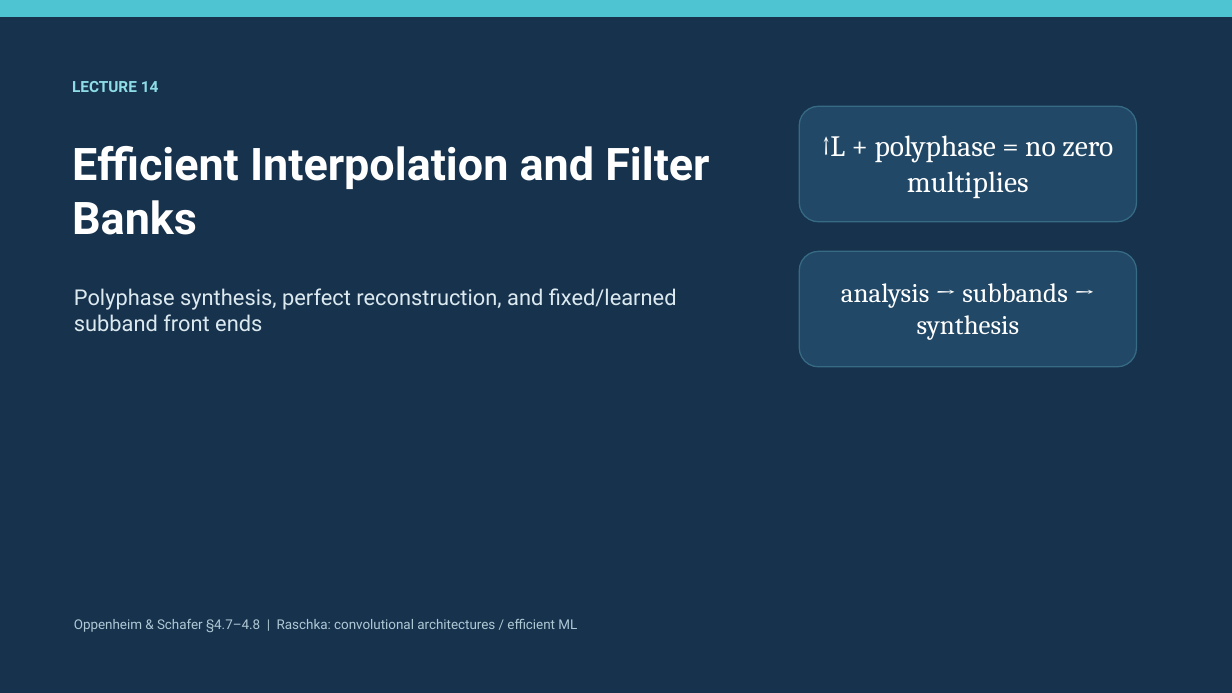
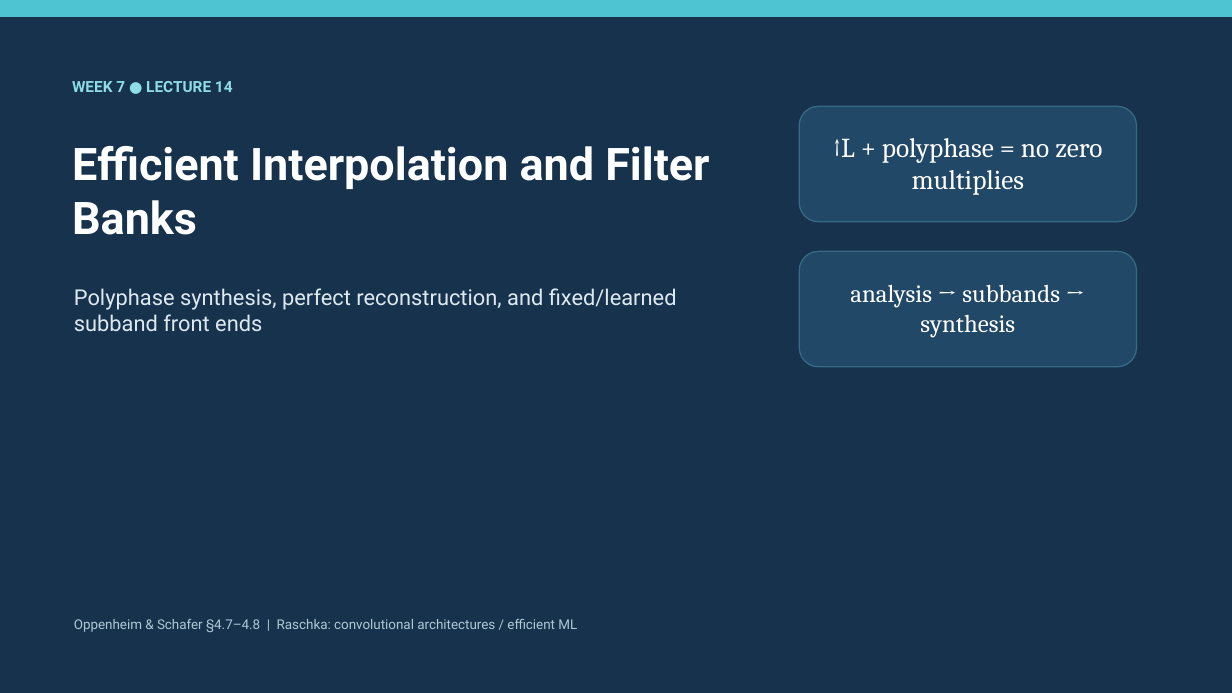
Before and after one commit to mathys2000/ecen45632_f26, a slide deck: slide 1 of python/CourseDesign/Week07e/Week7_Lecture14_Efficient_Interpolation_Filter_Banks.pptx. Drawn at 1232x693 pixels with LibreOffice and Linux fonts; fonts in the diff are those of the drawing. Boxes give left, top, right and bottom in pixels: in the first picture for what was removed or moved away, otherwise in the second. Text is boxed around its words. In the diff, an @@ line names an element or a change of style, - is before the commit and + after.

```diff
--- a/python/CourseDesign/Week07e/Week7_Lecture14_Efficient_Interpolation_Filter_Banks.pptx
+++ b/python/CourseDesign/Week07e/Week7_Lecture14_Efficient_Interpolation_Filter_Banks.pptx
@@ text at (72,81,233,92): text changed @@
-LECTURE 14
+WEEK 7 ● LECTURE 14
@@ text "↑L + polyphase = no ..." at (833,138,1102,195): size 23 to 21.3 pt @@
@@ text "analysis → subbands → synthesis" at (850,284,1060,337): size 21 to 19.4 pt @@
```
Also in this commit, not shown: 6 other slides changed, 1 slide added, 27 other files.
